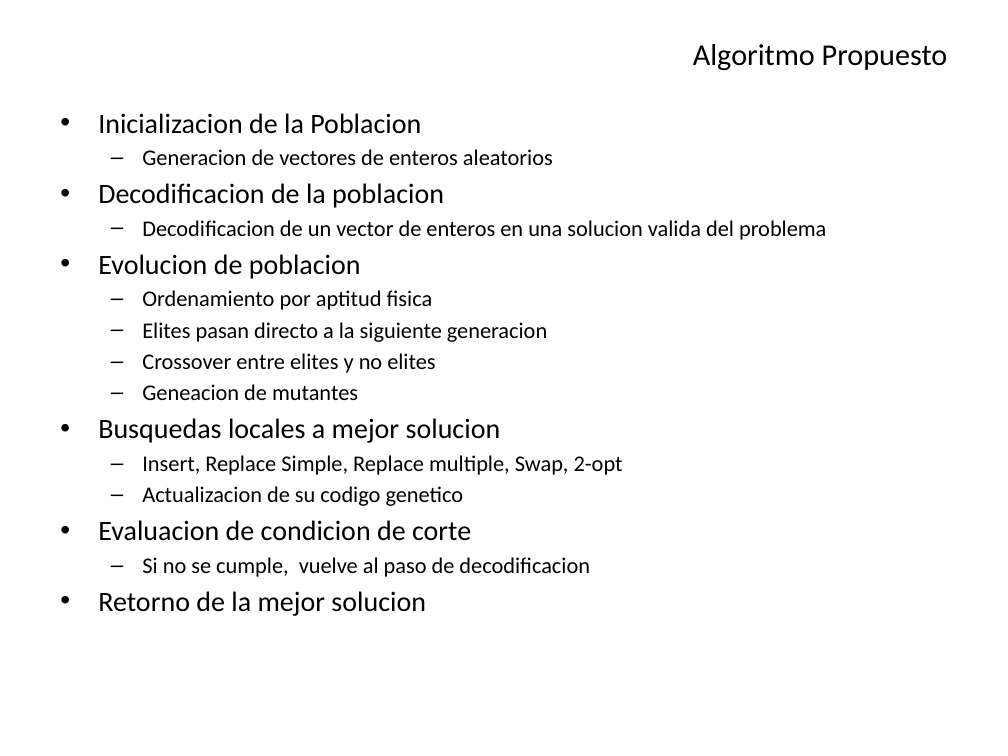
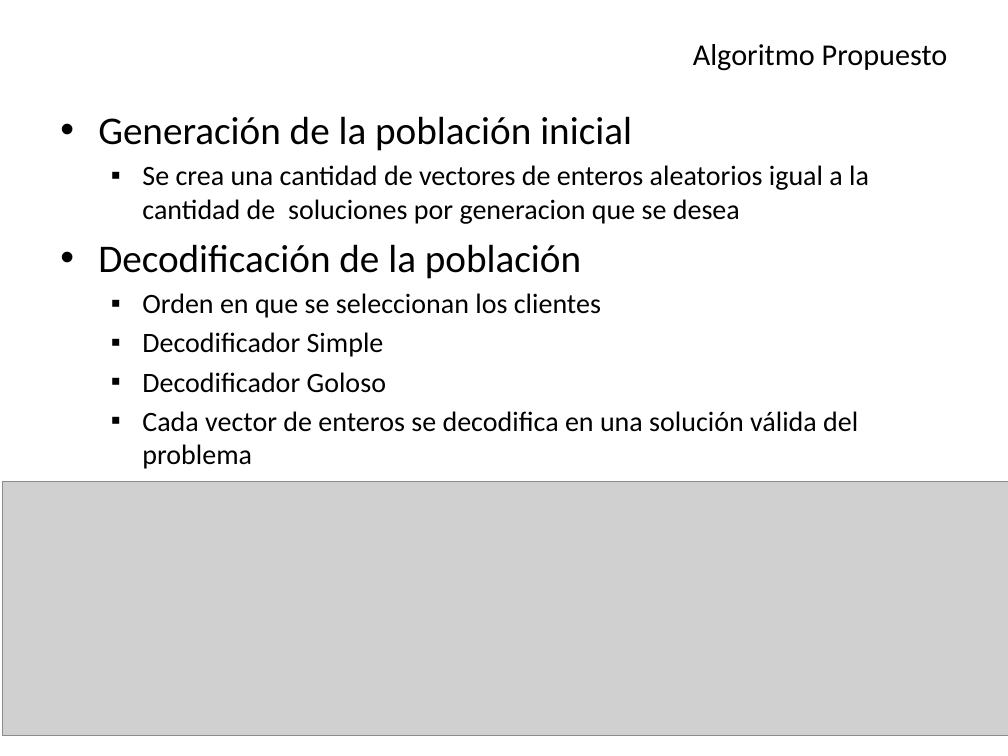
Before and after one commit to Aleitox/TopBrkga, a slide deck: slide 11 of TesisPaper/Defensa/Biased Random Key Genetic Algorithm.pptx (slide 10 before the commit). Drawn at 1008x756 pixels with LibreOffice and Linux fonts; fonts in the diff are those of the drawing; grey boxes stand for pictures. Boxes give left, top, right and bottom in pixels: in the first picture for what was removed or moved away, otherwise in the second. Text is boxed around its words. In the diff, an @@ line names an element or a change of style, - is before the commit and + after.

```diff
--- a/TesisPaper/Defensa/Biased Random Key Genetic Algorithm.pptx
+++ b/TesisPaper/Defensa/Biased Random Key Genetic Algorithm.pptx
@@ text at [98,116,869,469]: text changed; size 16 to 20 pt @@
-• Inicializacion de la Poblacion
-  – Generacion de vectores de enteros aleatorios
-• Decodificacion de la poblacion
-  – Decodificacion de un vector de enteros en una solucion valida del problema
-• Evolucion de poblacion
-  – Ordenamiento por aptitud fisica
-  – Elites pasan directo a la siguiente generacion
-  – Crossover entre elites y no elites
-  – Geneacion de mutantes
-• Busquedas locales a mejor solucion
-  – Insert, Replace Simple, Replace multiple, Swap, 2-opt
-  – Actualizacion de su codigo genetico
-• Evaluacion de condicion de corte
-  – Si no se cumple, vuelve al paso de decodificacion
-• Retorno de la mejor solucion
+• Generación de la población inicial
+  ▪ Se crea una cantidad de vectores de enteros aleatorios igual a la cantidad de soluciones por generacion que se desea
+• Decodificación de la población
+  ▪ Orden en que se seleccionan los clientes
+  ▪ Decodificador Simple
+  ▪ Decodificador Goloso
+  ▪ Cada vector de enteros se decodifica en una solución válida del problema
@@ picture added at [3,481,1008,736] @@
```
Also in this commit, not shown: 6 other slides changed, 2 slides added, 1 slide removed, 1 other file.
